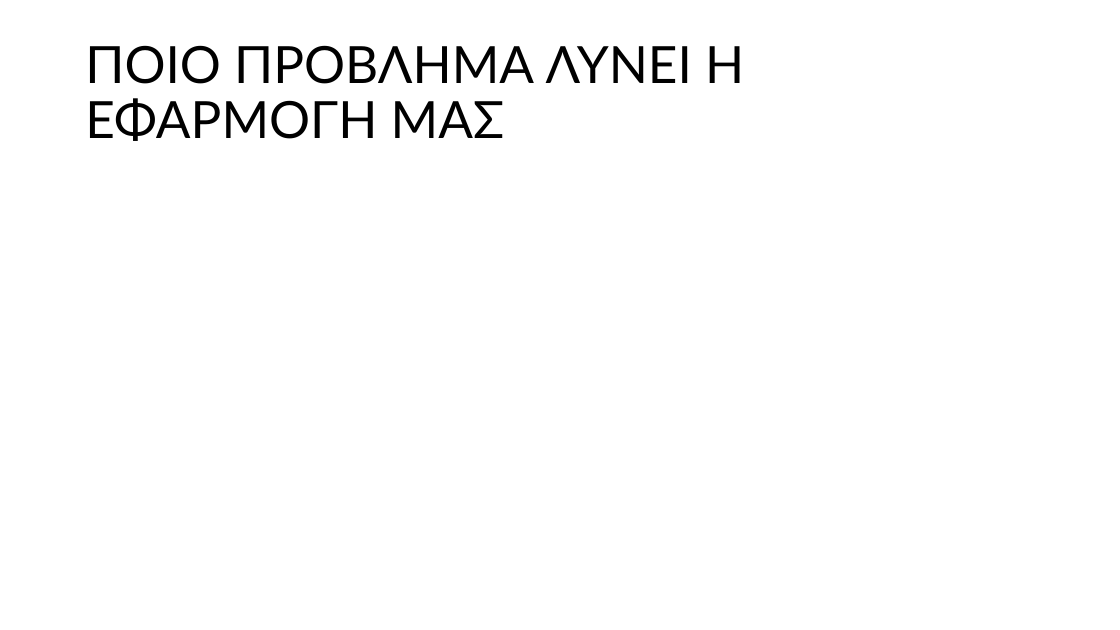
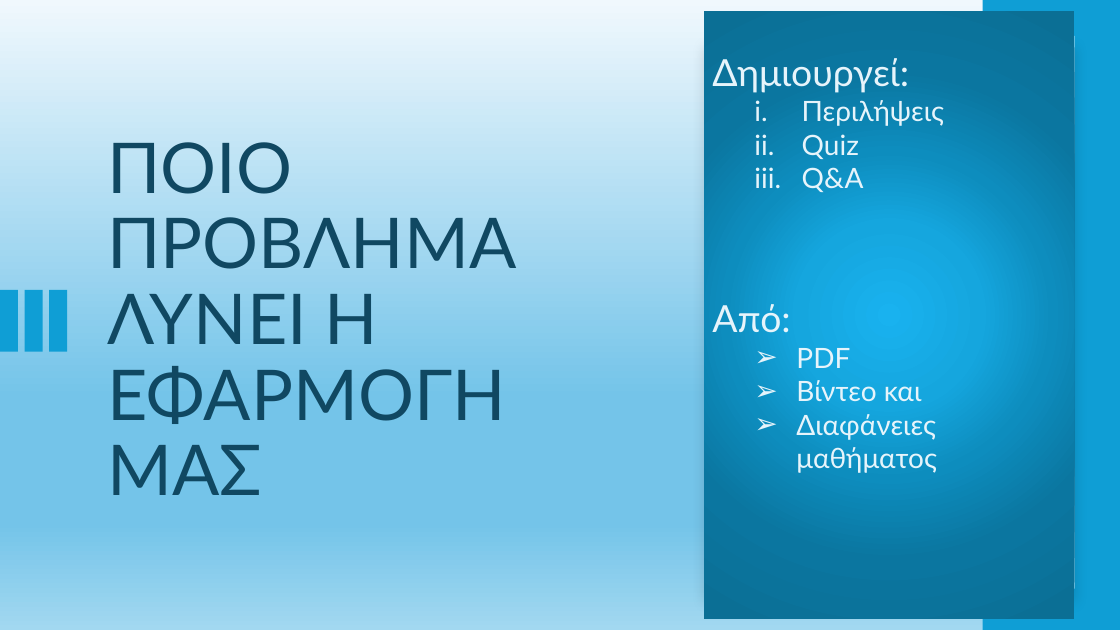
Before and after one commit to striker40/makeathon-2025, a slide deck: slide 3 of ey.pptx. Drawn at 1120x630 pixels with LibreOffice and Linux fonts; fonts in the diff are those of the drawing. Boxes give left, top, right and bottom in pixels: in the first picture for what was removed or moved away, otherwise in the second. Text is boxed around its words. In the diff, an @@ line names an element or a change of style, - is before the commit and + after.

```diff
--- a/ey.pptx
+++ b/ey.pptx
@@ background #FFFFFF to gradient #F0F8FD to #74C4E9 to #A2D8F0 @@
@@ rectangle added at box(704, 11, 1075, 619), fill gradient #19B2EF to #15A6DE to #0D8DBE to #0B76A0 to #0B6F95, 24 pt, text #E6F4FB @@
+Δημιουργεί:
+  i. Περιλήψεις
+  ii. Quiz
+  iii. Q&A
+Από:
+  ➢ PDF
+  ➢ Βίντεο και
+  ➢ Διαφάνειες μαθήματος
@@ rectangle added at box(983, 0, 1120, 630), fill #0F9ED5 @@
@@ rectangle added at box(704, 36, 1075, 589), fill #FFFFFF @@
@@ title "ΠΟΙΟ ΠΡΟΒΛΗΜΑ ΛΥΝΕΙ Η ΕΦΑΡΜΟΓΗ ...": place and size @@
-title "ΠΟΙΟ ΠΡΟΒΛΗΜΑ ΛΥΝΕΙ Η ΕΦΑΡΜΟΓΗ ..." at box(85, 45, 744, 141)
+title "ΠΟΙΟ ΠΡΟΒΛΗΜΑ ΛΥΝΕΙ Η ΕΦΑΡΜΟΓΗ ..." at box(108, 142, 517, 495)
@@ title "ΠΟΙΟ ΠΡΟΒΛΗΜΑ ΛΥΝΕΙ Η ΕΦΑΡΜΟΓΗ ..." at box(108, 142, 517, 495): size 44 to 60 pt, text colour #000000 to #104862 @@
@@ rectangle added at box(0, 290, 18, 352), fill #0F9ED5 @@
@@ rectangle added at box(24, 290, 42, 352), fill #0F9ED5 @@
@@ rectangle added at box(50, 290, 67, 352), fill #0F9ED5 @@
```
Also in this commit, not shown: 3 other slides changed, 1 slide added, 1 slide removed.
